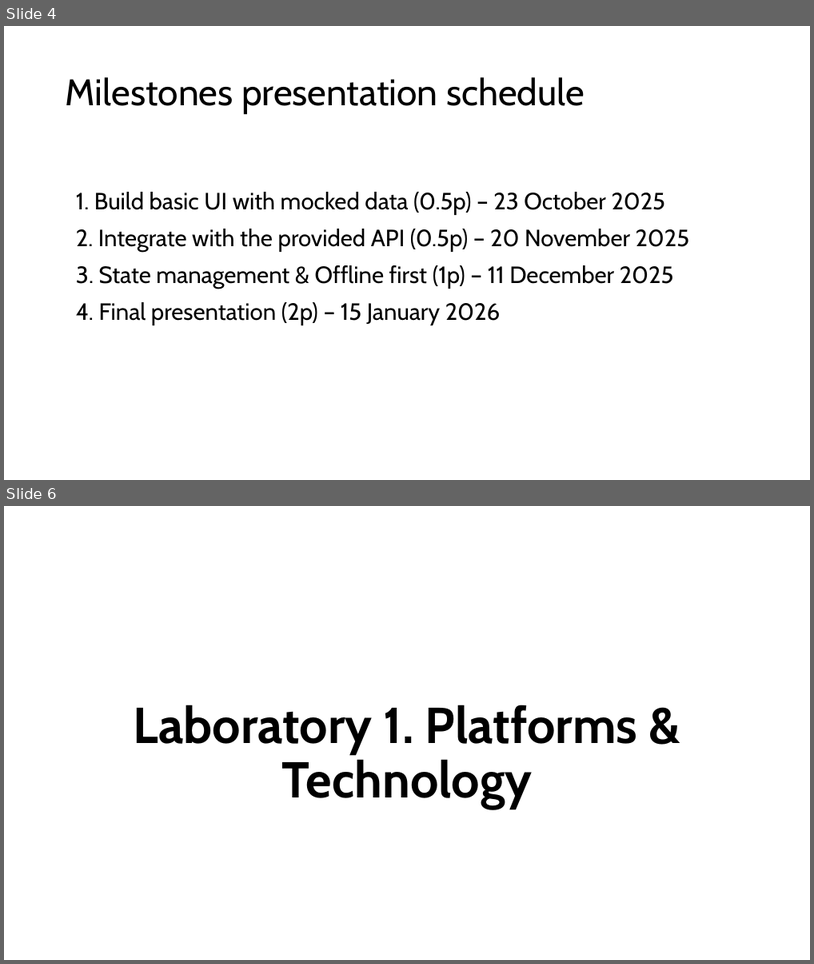
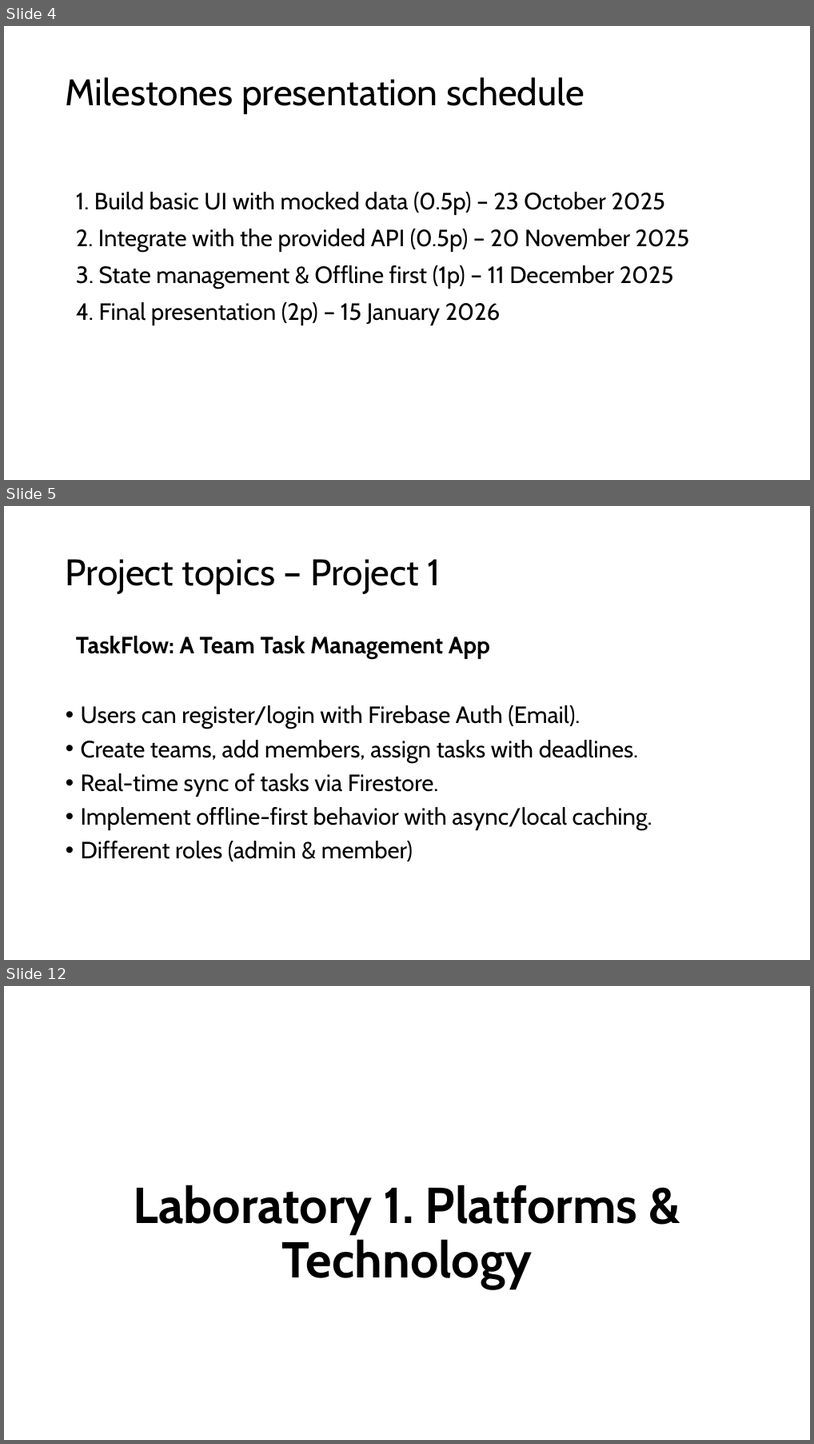
Before and after one commit to rusudinu/mobile-and-embedded-computing, a slide deck: w1/l1/Mobile-and-Embedded-Computing-Lab1.pptx. Shown one above the other, each under a label of ours: slides 4 and 6 before the commit, slides 4, 5 and 12 after it; the slides between them are not shown. The pictures are 814x964 and 814x1444 pixels, drawn with LibreOffice and Linux fonts; fonts in the diff are those of the drawing; background and template pictures are left out. Boxes give left, top, right and bottom in pixels: in the first picture for what was removed or moved away, otherwise in the second. Text is boxed around its words. In the diff, an @@ line names an element or a change of style, - is before the commit and + after.

```diff
--- a/w1/l1/Mobile-and-Embedded-Computing-Lab1.pptx
+++ b/w1/l1/Mobile-and-Embedded-Computing-Lab1.pptx
@@ slide 5 added at [4,506,810,960], background #FFFFFF @@
@@ title added at [66,559,440,594], 44 pt, text #000000 @@
+Project topics – Project 1
@@ text added at [76,636,653,861], 28 pt, text #000000 @@
+TaskFlow: A Team Task Management App
+• Users can register/login with Firebase Auth (Email).
+• Create teams, add members, assign tasks with deadlines.
+• Real-time sync of tasks via Firestore.
+• Implement offline-first behavior with async/local caching.
+• Different roles (admin & member)
@@ what was slide 6 is now slide 12 @@
```
Also in this commit, not shown: 2 slides changed, 5 other slides added.
